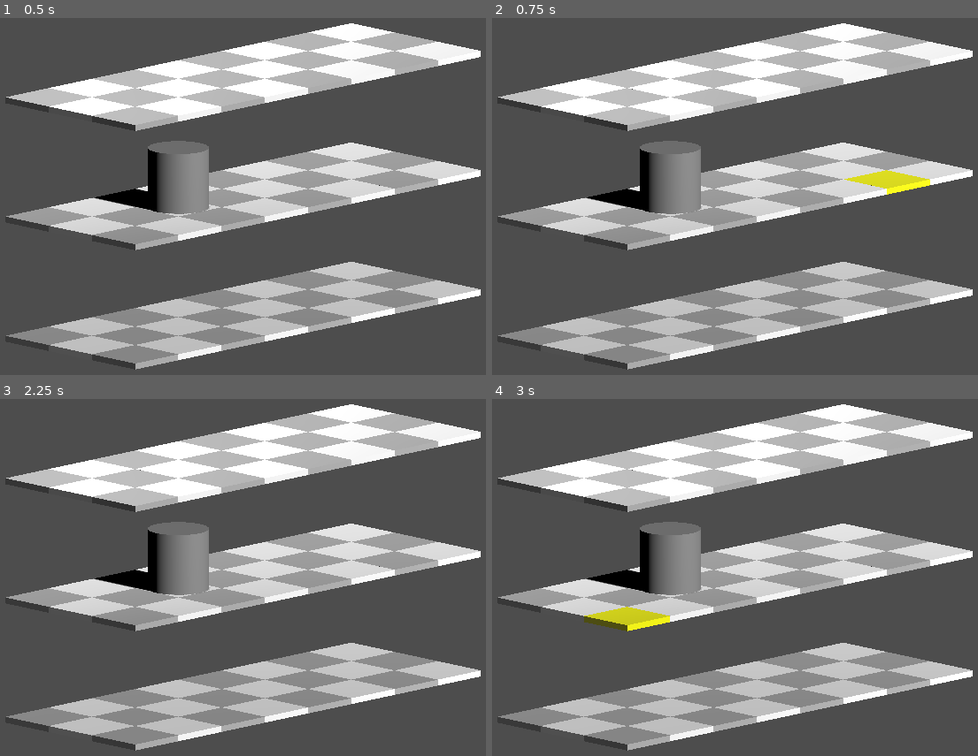
Above: before the commit, frames 1-4 (two rows, left to right).
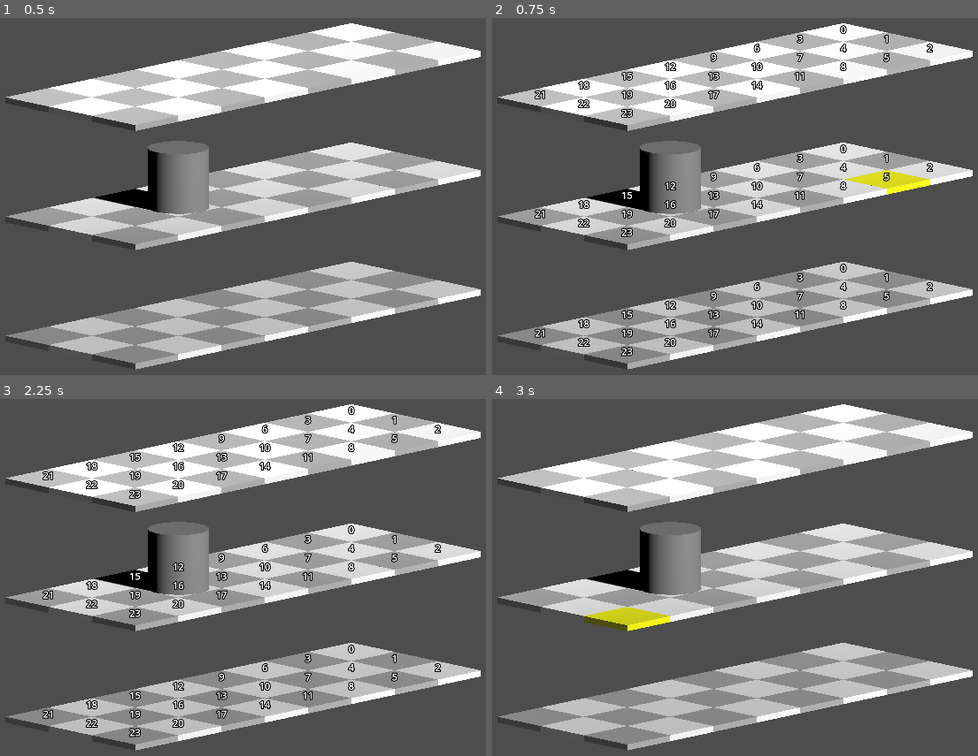
Above: after the commit, the same moments.

Repository: bejado/3d-platformer-tactics
Game: Godot game, scene res://main.tscn
Same seed, same stepped clock (60 frames per second), same inputs: the game is played once before the commit and once after it.
Inputs (mouse positions are in pixels of both pictures, inside the frame that each line leads up to):
- Up to frame 1 (0.5 s): no input
- Up to frame 2 (0.75 s): tap Enter at 0.5 s; move the mouse to (895, 178) at 0.52 s; hold D from 0.53 s (still down); click (895, 178) at 0.67 s
- Up to frame 3 (2.25 s): release D at 1.25 s; tap Space at 1.25 s; drag from (106, 598) to (213, 659) at 1.27 s; tap Enter at 2 s; move the mouse to (320, 491) at 2.02 s; hold D from 2.03 s (still down)
- Up to frame 4 (3 s): release D at 2.75 s; tap Space at 2.75 s; drag from (705, 659) to (530, 520) at 2.77 s

Frame 1 is identical in both runs. In frame 2, 2.6% of the frame differs, in the area x 8-91%, y 1-95%; in frame 3, 2.6%; in frame 4, nothing differs.

Commit message:
Add d key to show debug labels

Diff:
--- a/GridSpawner.gd
+++ b/GridSpawner.gd
@@ -22,10 +22,15 @@
 		cube_thickness = t
 		_create_grid()
 
+var debug_labels: Array[Label3D] = []
+
 func _create_grid() -> void:
 	# Create one BoxMesh and share it across all children to save memory.
 	var shared_mesh := BoxMesh.new()
 	shared_mesh.size = Vector3(cube_size, cube_thickness, cube_size)
+
+	# Clear debug labels array
+	debug_labels.clear()
 
 	# Optional: clear previous children if you re-run this scene often
 	for child in get_children():
@@ -35,6 +40,7 @@
 	var x_center := (cols - 1) * 0.5
 	var z_center := (rows - 1) * 0.5
 
+	var i = 0
 	for r in range(rows):
 		for c in range(cols):
 			# Create a StaticBody3D to handle mouse picking
@@ -59,6 +65,19 @@
 			collision_shape.shape = box_shape
 			static_body.add_child(collision_shape)
 
+			# Create 3D text label for debugging
+			var label_3d := Label3D.new()
+			label_3d.text = "%d" % [i]  # Show column, row index
+			label_3d.billboard = BaseMaterial3D.BILLBOARD_ENABLED
+			label_3d.no_depth_test = true
+			label_3d.position = Vector3(0, 0.1, 0)  # Slightly above the cell
+			label_3d.scale = Vector3(1.0, 1.0, 1.0)  # Make it smaller
+			label_3d.visible = false  # Start hidden
+			static_body.add_child(label_3d)
+
+			# Store reference for debug toggle
+			debug_labels.append(label_3d)
+
 			# Create materials for hover effect
 			var original_material := StandardMaterial3D.new()
 			# Alternate white and grey for grid cells
@@ -81,9 +100,19 @@
 			static_body.mouse_exited.connect(_on_mouse_exited.bind(static_body))
 
 			add_child(static_body)
+			i += 1
 
 func _ready() -> void:
 	_create_grid()
+	set_process_input(true)
+
+func _input(event: InputEvent) -> void:
+	if event is InputEventKey:
+		if event.keycode == KEY_D:
+			# Toggle debug labels visibility when D key is pressed/released
+			var show_labels = event.pressed
+			for label in debug_labels:
+				label.visible = show_labels
 
 func _on_mouse_entered(static_body: StaticBody3D) -> void:
 	# Change to hover material when mouse enters
